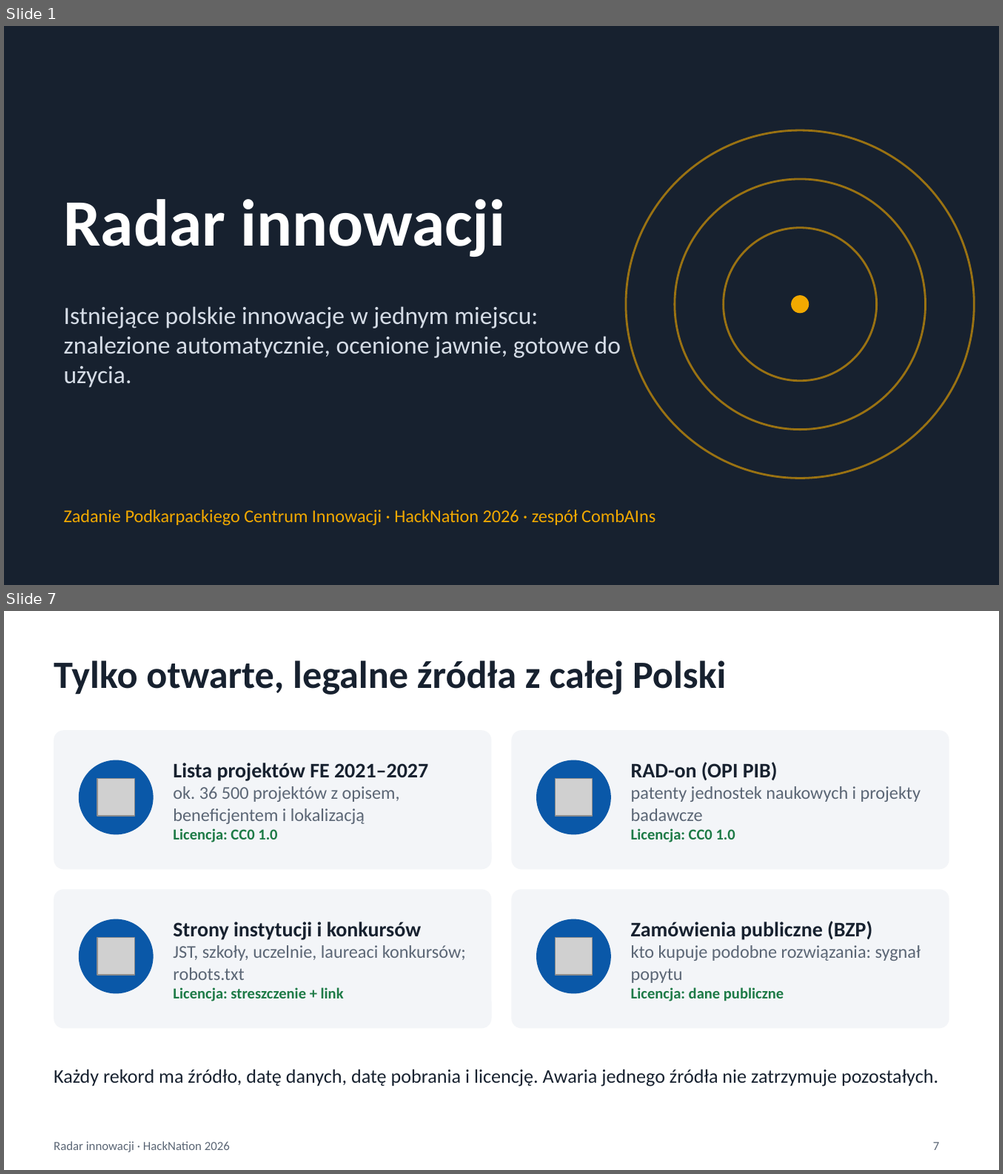
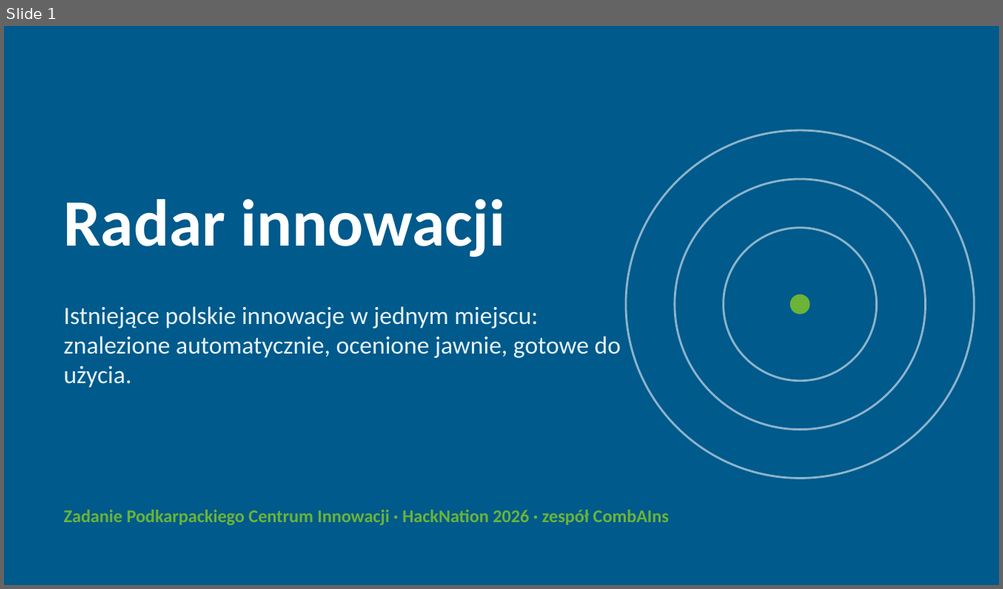
Before and after one commit to FilipLangiewicz/InnovationHub, a slide deck: docs/presentation/Radar_innowacji.pptx. Shown one above the other, each under a label of ours: slides 1 and 7 before the commit, slide 1 after it; the slides between them are not shown. The pictures are 1003x1174 and 1003x589 pixels, drawn with LibreOffice and Linux fonts; fonts in the diff are those of the drawing; grey boxes stand for pictures. Boxes give left, top, right and bottom in pixels: in the first picture for what was removed or moved away, otherwise in the second. Text is boxed around its words. In the diff, an @@ line names an element or a change of style, - is before the commit and + after.

```diff
--- a/docs/presentation/Radar_innowacji.pptx
+++ b/docs/presentation/Radar_innowacji.pptx
@@ slide 7 removed at box(4, 611, 999, 1170), background #FFFFFF @@
@@ title removed at box(54, 661, 726, 695) @@
-Tylko otwarte, legalne źródła z całej Polski
@@ rounded rectangle removed at box(54, 730, 492, 869) @@
@@ rounded rectangle removed at box(511, 730, 949, 869) @@
@@ ellipse removed at box(79, 760, 153, 834) @@
@@ text removed at box(173, 763, 428, 1002) @@
-Lista projektów FE 2021–2027
-ok. 36 500 projektów z opisem, beneficjentem i lokalizacją
-Licencja: CC0 1.0
@@ ellipse removed at box(536, 760, 611, 834) @@
@@ text removed at box(631, 762, 920, 1002) @@
-RAD-on (OPI PIB)
-patenty jednostek naukowych i projekty badawcze
-Licencja: CC0 1.0
@@ picture removed at box(97, 779, 135, 817) @@
@@ picture removed at box(555, 779, 593, 817) @@
@@ rounded rectangle removed at box(54, 889, 492, 1028) @@
@@ rounded rectangle removed at box(511, 889, 949, 1028) @@
@@ ellipse removed at box(79, 920, 153, 994) @@
@@ ellipse removed at box(536, 920, 611, 994) @@
@@ text removed at box(631, 921, 920, 983) @@
-Zamówienia publiczne (BZP)
-kto kupuje podobne rozwiązania: sygnał popytu
-Licencja: dane publiczne
@@ picture removed at box(97, 938, 135, 976) @@
@@ text removed at box(173, 922, 466, 980) @@
-Strony instytucji i konkursów
-JST, szkoły, uczelnie, laureaci konkursów; robots.txt
-Licencja: streszczenie + link
@@ picture removed at box(555, 938, 593, 976) @@
@@ text removed at box(54, 1070, 938, 1087) @@
-Każdy rekord ma źródło, datę danych, datę pobrania i licencję. Awaria jednego źródła nie zatrzymuje pozostałych.
@@ text removed at box(54, 1142, 230, 1153) @@
-Radar innowacji · HackNation 2026
@@ page number removed at box(933, 1142, 939, 1150) @@
-7
@@ slide 1 changed as well @@
@@ background #17212F to #005A8C @@
@@ outline #F2A900 1.5 pt to #FFFFFF 1.5 pt in 3 elements at box(626, 130, 973, 479), box(674, 179, 925, 430), box(723, 228, 876, 381) @@
@@ text "Istniejące polskie innowacje w jednym ..." at box(64, 306, 620, 388): text colour #D5DCE6 to #E6F3FB @@
@@ ellipse at box(790, 295, 810, 315): fill #F2A900 to #6BB437 @@
@@ text "Zadanie Podkarpackiego Centrum Innowacji · ..." at box(64, 510, 669, 526): text colour #F2A900 to #6BB437, bold on @@
```
Also in this commit, not shown: 6 other slides changed, 3 slides added, 2 other slides removed, 7 other files.
